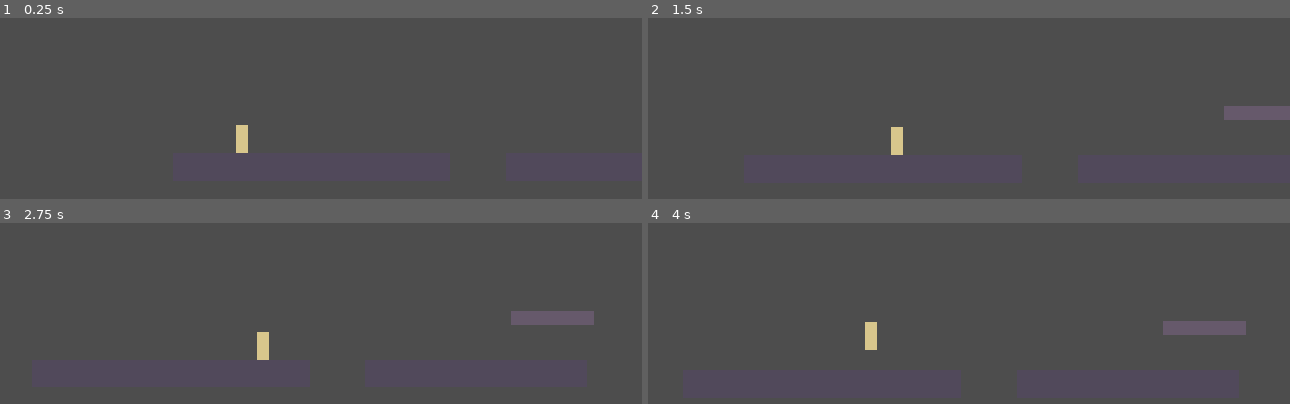
Above: before the commit, frames 1-4 (two rows, left to right).
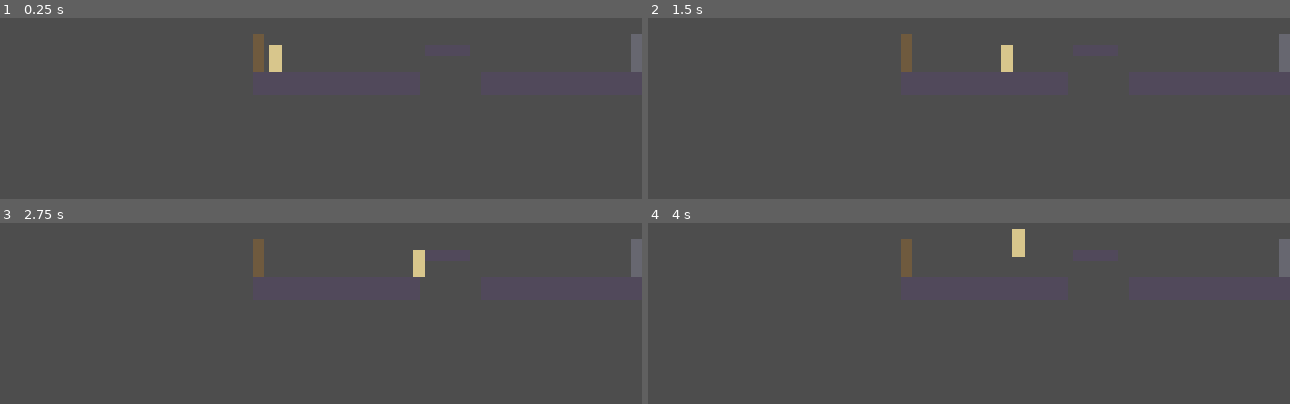
Above: after the commit, the same moments.

Repository: Babacooll/the-lost-choir
Game: Godot game, scene res://scenes/levels/Zone.tscn
Two runs of this game, one before a commit and one after it. Both use one fixed random seed, a clock stepped at 60 frames per second and the inputs below. Before the commit the project starts from res://scenes/test_room.tscn.
Inputs (mouse positions are in pixels of both pictures, inside the frame that each line leads up to):
- Up to frame 1 (0.25 s): no input
- Up to frame 2 (1.5 s): tap Enter at 0.5 s; move the mouse to (1065, 130) at 0.52 s; hold D (move_right) 0.53-1.25 s; hold Shift 0.53-1.25 s; click (1065, 130) at 0.67 s; tap Space (jump) at 0.77 s; drag from (731, 175) to (outside the picture) at 1.27 s
- Up to frame 3 (2.75 s): tap Space (jump) at 2 s; move the mouse to (321, 259) at 2.02 s; hold D (move_right) from 2.03 s (still down); tap Ctrl at 2.1 s
- Up to frame 4 (4 s): release D (move_right) at 2.75 s; drag from (outside the picture) to (648, 289) at 2.77 s; tap Enter at 3.5 s; move the mouse to (outside the picture) at 3.52 s; hold A (move_left) from 3.53 s (still down); tap Alt at 3.6 s; tap Space (jump) at 3.77 s

The runs differ from the first frame. In frame 1, 1.3% of the frame differs, in the area x 36-100%, y 8-75%; in frame 2, 2.1%; in frame 3, 2.3%; in frame 4, 2.3%, in the area x 33-100%, y 3-71%.

Commit message:
MICH-577: author the 7-room zone graph (§6) in LDtk, imported into Godot
Adds assets/levels/the_lost_choir.ldtk as the LDtk-shaped data source for
R1 The Cold Step, R2 Reed Gallery, R4 Membrane Hall, R5 The Colonnade,
R6 The Cold Amphitheater, R7 The Warm Return and R8 The Cracked Bell, with
the door graph, camera bounds and enemy/encounter/fragment marker nodes
exactly as diagrammed in §6.

Exercises ARCHITECTURE.md's LDtk-into-Godot pipeline for the first time:
scripts/levels/ldtk_project.gd reads the LDtk export shape at runtime,
room.gd builds a room's placeholder geometry, doors and markers from it,
and zone_manager.gd swaps rooms on door transitions and re-clamps the
player's camera to each room's bounds (no scrolling across doors).

Ability gating is a placeholder: door.gd checks GameState's single
restoration_complete flag (ARCHITECTURE.md's one-flag pattern) rather than
per-room bookkeeping, gating R4's ledge to R5's high route and to R8, and
R7's shortcut/drop back to R4 and R1 — the same flag Gameplay Builder's
later Sustain/restoration work will set.

Out of scope per the checkpoint brief: enemy behavior, the R6 encounter's
phrase logic, cold/warm visuals, FMOD, and Strike/Answer/Sustain/Return
mechanics themselves.

Co-authored-by: multica-agent <github@multica.ai>

Diff:
--- a/project.godot
+++ b/project.godot
@@ -11,12 +11,14 @@
 [application]
 
 config/name="The Lost Choir"
-run/main_scene="res://scenes/test_room.tscn"
+run/main_scene="res://scenes/levels/Zone.tscn"
 config/features=PackedStringArray("4.3", "GL Compatibility")
 config/icon="res://icon.svg"
 
 [autoload]
 
+GameState="*res://scripts/state/game_state.gd"
+ZoneManager="*res://scripts/levels/zone_manager.gd"
 DebugOverlay="*res://scenes/debug_overlay.tscn"
 
 [editor_plugins]
--- /dev/null
+++ b/scenes/levels/R1_ColdStep.tscn
@@ -0,0 +1,6 @@
+[gd_scene load_steps=2 format=3]
+
+[ext_resource type="PackedScene" path="res://scenes/levels/Room.tscn" id="1_room"]
+
+[node name="R1_ColdStep" instance=ExtResource("1_room")]
+level_id = "R1_ColdStep"
--- /dev/null
+++ b/scenes/levels/R2_ReedGallery.tscn
@@ -0,0 +1,6 @@
+[gd_scene load_steps=2 format=3]
+
+[ext_resource type="PackedScene" path="res://scenes/levels/Room.tscn" id="1_room"]
+
+[node name="R2_ReedGallery" instance=ExtResource("1_room")]
+level_id = "R2_ReedGallery"
--- /dev/null
+++ b/scenes/levels/R4_MembraneHall.tscn
@@ -0,0 +1,6 @@
+[gd_scene load_steps=2 format=3]
+
+[ext_resource type="PackedScene" path="res://scenes/levels/Room.tscn" id="1_room"]
+
+[node name="R4_MembraneHall" instance=ExtResource("1_room")]
+level_id = "R4_MembraneHall"
--- /dev/null
+++ b/scenes/levels/R5_Colonnade.tscn
@@ -0,0 +1,6 @@
+[gd_scene load_steps=2 format=3]
+
+[ext_resource type="PackedScene" path="res://scenes/levels/Room.tscn" id="1_room"]
+
+[node name="R5_Colonnade" instance=ExtResource("1_room")]
+level_id = "R5_Colonnade"
--- /dev/null
+++ b/scenes/levels/R6_ColdAmphitheater.tscn
@@ -0,0 +1,6 @@
+[gd_scene load_steps=2 format=3]
+
+[ext_resource type="PackedScene" path="res://scenes/levels/Room.tscn" id="1_room"]
+
+[node name="R6_ColdAmphitheater" instance=ExtResource("1_room")]
+level_id = "R6_ColdAmphitheater"
--- /dev/null
+++ b/scenes/levels/R7_WarmReturn.tscn
@@ -0,0 +1,6 @@
+[gd_scene load_steps=2 format=3]
+
+[ext_resource type="PackedScene" path="res://scenes/levels/Room.tscn" id="1_room"]
+
+[node name="R7_WarmReturn" instance=ExtResource("1_room")]
+level_id = "R7_WarmReturn"
--- /dev/null
+++ b/scenes/levels/R8_CrackedBell.tscn
@@ -0,0 +1,6 @@
+[gd_scene load_steps=2 format=3]
+
+[ext_resource type="PackedScene" path="res://scenes/levels/Room.tscn" id="1_room"]
+
+[node name="R8_CrackedBell" instance=ExtResource("1_room")]
+level_id = "R8_CrackedBell"
--- /dev/null
+++ b/scenes/levels/Room.tscn
@@ -0,0 +1,6 @@
+[gd_scene load_steps=2 format=3]
+
+[ext_resource type="Script" path="res://scripts/levels/room.gd" id="1_room"]
+
+[node name="Room" type="Node2D"]
+script = ExtResource("1_room")
--- /dev/null
+++ b/scenes/levels/Zone.tscn
@@ -0,0 +1,11 @@
+[gd_scene load_steps=3 format=3]
+
+[ext_resource type="Script" path="res://scripts/levels/zone.gd" id="1_zone"]
+[ext_resource type="PackedScene" path="res://scenes/player.tscn" id="2_player"]
+
+[node name="Zone" type="Node2D"]
+script = ExtResource("1_zone")
+
+[node name="Rooms" type="Node2D" parent="."]
+
+[node name="Player" parent="." instance=ExtResource("2_player")]
--- /dev/null
+++ b/scripts/levels/door.gd
@@ -0,0 +1,30 @@
+class_name Door
+extends Area2D
+## Room-to-room connector built at runtime by Room from an LDtk Door entity.
+## `requires_flag` empty means always open; otherwise gated on GameState
+## (ARCHITECTURE.md's single-restoration-flag pattern) — this is the
+## placeholder stand-in for Sustain-gated traversal (R4 ledge, R7 shortcut).
+
+var door_id: String = ""
+var target_level: String = ""
+var target_door_id: String = ""
+var requires_flag: String = ""
+
+func _ready() -> void:
+	if not requires_flag.is_empty():
+		GameState.restoration_state_changed.connect(_on_flag_changed)
+	_refresh_visual()
+
+func is_open() -> bool:
+	return GameState.is_flag_met(requires_flag)
+
+func _on_flag_changed(_value: bool) -> void:
+	_refresh_visual()
+
+func _refresh_visual() -> void:
+	var visual: Node = get_meta("visual", null)
+	if visual == null:
+		return
+	# Barred gates dim rather than disappear — a placeholder is still meant
+	# to read as "locked," not as missing geometry.
+	visual.modulate.a = 1.0 if is_open() else 0.55
--- /dev/null
+++ b/scripts/levels/ldtk_project.gd
@@ -0,0 +1,58 @@
+class_name LDtkProject
+extends RefCounted
+## Minimal reader for the LDtk export JSON shape (levels / layerInstances /
+## entityInstances / fieldInstances / px), per ARCHITECTURE.md's LDtk-into-Godot
+## pipeline. Reads the field names LDtk actually exports so a real LDtk export
+## can replace assets/levels/the_lost_choir.ldtk later without touching this
+## reader or Room's use of it.
+
+const DEFAULT_PATH := "res://assets/levels/the_lost_choir.ldtk"
+
+static var _cache: Dictionary = {}
+
+static func load_project(path: String = DEFAULT_PATH) -> Dictionary:
+	if _cache.has(path):
+		return _cache[path]
+
+	var file := FileAccess.open(path, FileAccess.READ)
+	if file == null:
+		push_error("LDtkProject: could not open '%s'" % path)
+		return {}
+
+	var data: Variant = JSON.parse_string(file.get_as_text())
+	if typeof(data) != TYPE_DICTIONARY:
+		push_error("LDtkProject: '%s' did not parse to a JSON object" % path)
+		return {}
+
+	_cache[path] = data
+	return data
+
+static func get_level(identifier: String, path: String = DEFAULT_PATH) -> Dictionary:
+	for level in load_project(path).get("levels", []):
+		if level.get("identifier", "") == identifier:
+			return level
+	push_error("LDtkProject: level '%s' not found in '%s'" % [identifier, path])
+	return {}
+
+static func get_all_levels(path: String = DEFAULT_PATH) -> Array:
+	return load_project(path).get("levels", [])
+
+static func get_entities(level: Dictionary, type_identifier: String) -> Array:
+	var result: Array = []
+	for layer in level.get("layerInstances", []):
+		if layer.get("__identifier", "") != "Entities":
+			continue
+		for entity in layer.get("entityInstances", []):
+			if entity.get("__identifier", "") == type_identifier:
+				result.append(entity)
+	return result
+
+static func get_field(entity: Dictionary, field_identifier: String, default_value: Variant = "") -> Variant:
+	for field in entity.get("fieldInstances", []):
+		if field.get("__identifier", "") == field_identifier:
+			return field.get("__value", default_value)
+	return default_value
+
+static func entity_position(entity: Dictionary) -> Vector2:
+	var px: Array = entity.get("px", [0, 0])
+	return Vector2(px[0], px[1])
--- /dev/null
+++ b/scripts/levels/room.gd
@@ -0,0 +1,135 @@
+class_name Room
+extends Node2D
+## Builds itself from an LDtk level at runtime — the LDtk-into-Godot pipeline
+## ARCHITECTURE.md specifies. Placeholder geometry/tiles only (§6 checkpoint
+## scope); Art's real assets replace SolidRect blockouts in a later pass.
+
+@export var level_id: String = ""
+
+const DoorScript := preload("res://scripts/levels/door.gd")
+const SOLID_COLOR := Color(0.32, 0.29, 0.36, 1.0)
+const GATED_DOOR_COLOR := Color(0.55, 0.4, 0.2, 1.0)
+const OPEN_DOOR_COLOR := Color(0.6, 0.6, 0.7, 0.35)
+
+var doors: Dictionary = {}  # door_id: String -> Door
+var player_start: Vector2 = Vector2.ZERO
+
+func _ready() -> void:
+	if level_id.is_empty():
+		push_warning("Room: no level_id set, nothing to build")
+		return
+	_build_from_ldtk()
+
+func get_door_spawn_position(door_id: String) -> Vector2:
+	if door_id.is_empty() or not doors.has(door_id):
+		return player_start
+	# Spawn just inside the room from the door, not on top of its trigger.
+	return (doors[door_id] as Door).position + Vector2(0, -8)
+
+func _build_from_ldtk() -> void:
+	var level := LDtkProject.get_level(level_id)
+	if level.is_empty():
+		return
+
+	_apply_camera_bounds(level.get("pxWid", 0.0), level.get("pxHei", 0.0))
+
+	for entity in LDtkProject.get_entities(level, "SolidRect"):
+		_build_solid_rect(entity)
+	for entity in LDtkProject.get_entities(level, "PlayerStart"):
+		player_start = LDtkProject.entity_position(entity)
+	for entity in LDtkProject.get_entities(level, "EnemyMarker"):
+		_build_marker(entity, "enemy_type", "EnemyMarker")
+	for entity in LDtkProject.get_entities(level, "EncounterMarker"):
+		_build_marker(entity, "encounter_id", "EncounterMarker")
+	for entity in LDtkProject.get_entities(level, "FragmentMarker"):
+		_build_marker(entity, "fragment_id", "FragmentMarker")
+	for entity in LDtkProject.get_entities(level, "Door"):
+		_build_door(entity)
+
+func _build_solid_rect(entity: Dictionary) -> void:
+	var pos := LDtkProject.entity_position(entity)
+	var width: float = entity.get("width", 16.0)
+	var height: float = entity.get("height", 16.0)
+	var half := Vector2(width, height) * 0.5
+
+	var body := StaticBody2D.new()
+	body.position = pos + half
+	add_child(body)
+
+	var shape := CollisionShape2D.new()
+	var rect := RectangleShape2D.new()
+	rect.size = Vector2(width, height)
+	shape.shape = rect
+	body.add_child(shape)
+
+	var visual := Polygon2D.new()
+	visual.color = SOLID_COLOR
+	visual.polygon = PackedVector2Array([
+		Vector2(-half.x, -half.y), Vector2(half.x, -half.y),
+		Vector2(half.x, half.y), Vector2(-half.x, half.y),
+	])
+	body.add_child(visual)
+
+func _build_marker(entity: Dictionary, field_id: String, group_name: String) -> void:
+	var marker := Marker2D.new()
+	marker.position = LDtkProject.entity_position(entity)
+	var tag: String = LDtkProject.get_field(entity, field_id, "unnamed")
+	marker.name = "%s_%s" % [group_name, tag]
+	marker.add_to_group(group_name)
+	marker.set_meta(field_id, tag)
+	add_child(marker)
+
+func _build_door(entity: Dictionary) -> void:
+	var pos := LDtkProject.entity_position(entity)
+	var width: float = entity.get("width", 16.0)
+	var height: float = entity.get("height", 16.0)
+
+	var door := Area2D.new()
+	door.set_script(DoorScript)
+	door.position = pos
+	door.door_id = LDtkProject.get_field(entity, "door_id", "")
+	door.target_level = LDtkProject.get_field(entity, "target_level", "")
+	door.target_door_id = LDtkProject.get_field(entity, "target_door_id", "")
+	door.requires_flag = LDtkProject.get_field(entity, "requires_flag", "")
+
+	var shape := CollisionShape2D.new()
+	var rect := RectangleShape2D.new()
+	rect.size = Vector2(width, height)
+	shape.position = Vector2(width, height) * 0.5
+	shape.shape = rect
+	door.add_child(shape)
+
+	var visual := Polygon2D.new()
+	visual.polygon = PackedVector2Array([
+		Vector2(0, 0), Vector2(width, 0), Vector2(width, height), Vector2(0, height),
+	])
+	visual.color = GATED_DOOR_COLOR if not door.requires_flag.is_empty() else OPEN_DOOR_COLOR
+	door.add_child(visual)
+	door.set_meta("visual", visual)
+
+	add_child(door)
+	doors[door.door_id] = door
+	door.body_entered.connect(_on_door_body_entered.bind(door))
+
+func _on_door_body_entered(body: Node, door: Door) -> void:
+	if not body.is_in_group("player"):
+		return
+	if not door.is_open():
+		return
+	ZoneManager.travel(door.target_level, door.target_door_id)
+
+func _apply_camera_bounds(px_wid: float, px_hei: float) -> void:
+	# Per-room camera bounds, no scrolling across doors (§6 header). The
+	# player carries its own Camera2D across room transitions; each room
+	# just re-clamps it to its own bounds on entry.
+	var player := get_tree().get_first_node_in_group("player")
+	if player == null:
+		return
+	var camera: Camera2D = player.get_node_or_null("Camera2D")
+	if camera == null:
+		return
+	camera.limit_left = 0
+	camera.limit_top = 0
+	camera.limit_right = int(px_wid)
+	camera.limit_bottom = int(px_hei)
+	camera.reset_smoothing()
--- /dev/null
+++ b/scripts/levels/zone.gd
@@ -0,0 +1,8 @@
+extends Node2D
+## Root scene for the playable zone graph: hosts the persistent Player and
+## hands ZoneManager the container rooms are swapped into.
+
+@onready var rooms_root: Node2D = $Rooms
+
+func _ready() -> void:
+	ZoneManager.bootstrap(rooms_root)
--- /dev/null
+++ b/scripts/levels/zone_manager.gd
@@ -0,0 +1,43 @@
+extends Node
+## Autoload singleton. Swaps the active Room per §6's door graph and places
+## the player at the entry door on each transition. One room in the tree at
+## a time, matching "no scrolling across doors" — rooms are disjoint scenes,
+## not a shared scrollable world.
+
+const ROOM_SCENES := {
+	"R1_ColdStep": preload("res://scenes/levels/R1_ColdStep.tscn"),
+	"R2_ReedGallery": preload("res://scenes/levels/R2_ReedGallery.tscn"),
+	"R4_MembraneHall": preload("res://scenes/levels/R4_MembraneHall.tscn"),
+	"R5_Colonnade": preload("res://scenes/levels/R5_Colonnade.tscn"),
+	"R6_ColdAmphitheater": preload("res://scenes/levels/R6_ColdAmphitheater.tscn"),
+	"R7_WarmReturn": preload("res://scenes/levels/R7_WarmReturn.tscn"),
+	"R8_CrackedBell": preload("res://scenes/levels/R8_CrackedBell.tscn"),
+}
+
+const STARTING_LEVEL := "R1_ColdStep"
+
+var current_room: Room = null
+var _rooms_root: Node = null
+
+func bootstrap(rooms_root: Node) -> void:
+	_rooms_root = rooms_root
+	travel(STARTING_LEVEL, "")
+
+func travel(level_id: String, door_id: String) -> void:
+	if not ROOM_SCENES.has(level_id):
+		push_error("ZoneManager: unknown level '%s'" % level_id)
+		return
+	if _rooms_root == null:
+		push_error("ZoneManager: travel() called before bootstrap()")
+		return
+
+	if current_room != null:
+		current_room.queue_free()
+
+	var room: Room = ROOM_SCENES[level_id].instantiate()
+	_rooms_root.add_child(room)
+	current_room = room
+
+	var player := get_tree().get_first_node_in_group("player")
+	if player != null:
+		player.global_position = room.get_door_spawn_position(door_id)
--- /dev/null
+++ b/scripts/state/game_state.gd
@@ -0,0 +1,26 @@
+extends Node
+## Autoload singleton. ARCHITECTURE.md: one restoration flag drives traversal
+## gating, the seam-glow/palette lerp, and the FMOD leitmotif layer — this is
+## that one flag. Gameplay Builder's Sustain/Return and restoration-encounter
+## checkpoints set it; this checkpoint only reads it to gate room traversal.
+
+signal restoration_state_changed(value: bool)
+
+var restoration_complete: bool = false:
+	set(value):
+		if restoration_complete == value:
+			return
+		restoration_complete = value
+		restoration_state_changed.emit(value)
+
+## Looks a gate flag up by name so new gates never need new bookkeeping fields.
+## An empty flag name means "ungated" per the LDtk Door schema's requires_flag.
+func is_flag_met(flag_name: String) -> bool:
+	if flag_name.is_empty():
+		return true
+	match flag_name:
+		"restoration_complete":
+			return restoration_complete
+		_:
+			push_warning("GameState: unknown gate flag '%s' — treating as unmet." % flag_name)
+			return false
--- /dev/null
+++ b/tests/unit/test_ldtk_zone_graph.gd
@@ -0,0 +1,86 @@
+extends GutTest
+## Exercises the LDtk-into-Godot pipeline (scripts/levels/ldtk_project.gd,
+## room.gd) against docs/design/vertical-slice.md §6's seven-room graph —
+## checkpoint scope: room geometry/gating fails visibly when played, so this
+## checks pipeline wiring and door-graph integrity, not design numbers.
+
+const EXPECTED_LEVELS := [
+	"R1_ColdStep", "R2_ReedGallery", "R4_MembraneHall", "R5_Colonnade",
+	"R6_ColdAmphitheater", "R7_WarmReturn", "R8_CrackedBell",
+]
+
+func before_each() -> void:
+	GameState.restoration_complete = false
+
+
+func test_all_seven_rooms_are_present() -> void:
+	var identifiers: Array = []
+	for level in LDtkProject.get_all_levels():
+		identifiers.append(level.get("identifier", ""))
+	for expected in EXPECTED_LEVELS:
+		assert_has(identifiers, expected, "§6 requires room '%s'" % expected)
+	assert_eq(identifiers.size(), 7, "§6 is exactly seven rooms (R3 folded into R2)")
+
+
+func test_every_door_has_a_reciprocal_door_in_its_target_level() -> void:
+	for level in LDtkProject.get_all_levels():
+		var level_id: String = level.get("identifier", "")
+		for door_entity in LDtkProject.get_entities(level, "Door"):
+			var target_level: String = LDtkProject.get_field(door_entity, "target_level")
+			var target_door_id: String = LDtkProject.get_field(door_entity, "target_door_id")
+			var target_level_data := LDtkProject.get_level(target_level)
+			var found := false
+			for candidate in LDtkProject.get_entities(target_level_data, "Door"):
+				if LDtkProject.get_field(candidate, "door_id") == target_door_id:
+					found = true
+					assert_eq(
+						LDtkProject.get_field(candidate, "target_level"), level_id,
+						"door '%s' in %s should point back to %s" % [target_door_id, target_level, level_id]
+					)
+					break
+			assert_true(found, "no reciprocal door '%s' found in %s" % [target_door_id, target_level])
+
+
+func test_r7_shortcut_and_r1_drop_are_gated_on_restoration() -> void:
+	var r4 := LDtkProject.get_level("R4_MembraneHall")
+	var r7 := LDtkProject.get_level("R7_WarmReturn")
+
+	var r4_to_r7_flag: String = ""
+	for door_entity in LDtkProject.get_entities(r4, "Door"):
+		if LDtkProject.get_field(door_entity, "door_id") == "R4_to_R7":
+			r4_to_r7_flag = LDtkProject.get_field(door_entity, "requires_flag")
+	assert_eq(r4_to_r7_flag, "restoration_complete", "R4's shortcut door to R7 is barred until restoration (§6)")
+
+	var r7_to_r1_flag: String = ""
+	for door_entity in LDtkProject.get_entities(r7, "Door"):
+		if LDtkProject.get_field(door_entity, "door_id") == "R7_to_R1":
+			r7_to_r1_flag = LDtkProject.get_field(door_entity, "requires_flag")
+	assert_eq(r7_to_r1_flag, "restoration_complete", "R7's drop back to R1 only opens after the Verse (§6)")
+
+
+func test_room_builds_solid_geometry_doors_and_markers_from_ldtk() -> void:
+	var room := preload("res://scenes/levels/R2_ReedGallery.tscn").instantiate()
+	add_child_autofree(room)
+
+	assert_true(room.doors.has("R2_to_R1"), "R2 should expose its door back to R1")
+	assert_true(room.doors.has("R2_to_R4"), "R2 should expose its door onward to R4")
+	assert_eq(get_tree().get_nodes_in_group("EnemyMarker").size(), 2, "R2 has a passive husk and one Reed Husk marker (§6)")
+
+
+func test_gated_door_is_closed_until_restoration_flag_is_set() -> void:
+	var room := preload("res://scenes/levels/R4_MembraneHall.tscn").instantiate()
+	add_child_autofree(room)
+
+	var shortcut: Door = room.doors["R4_to_R7"]
+	assert_false(shortcut.is_open(), "shortcut must be barred before restoration")
+
+	GameState.restoration_complete = true
+	assert_true(shortcut.is_open(), "shortcut opens once the restoration flag is set")
+
+
+func test_ungated_door_is_always_open() -> void:
+	var room := preload("res://scenes/levels/R1_ColdStep.tscn").instantiate()
+	add_child_autofree(room)
+
+	var door: Door = room.doors["R1_to_R2"]
+	assert_true(door.is_open(), "R1<->R2 is a normal, always-open connection")
Not shown, added: assets/levels/the_lost_choir.ldtk
